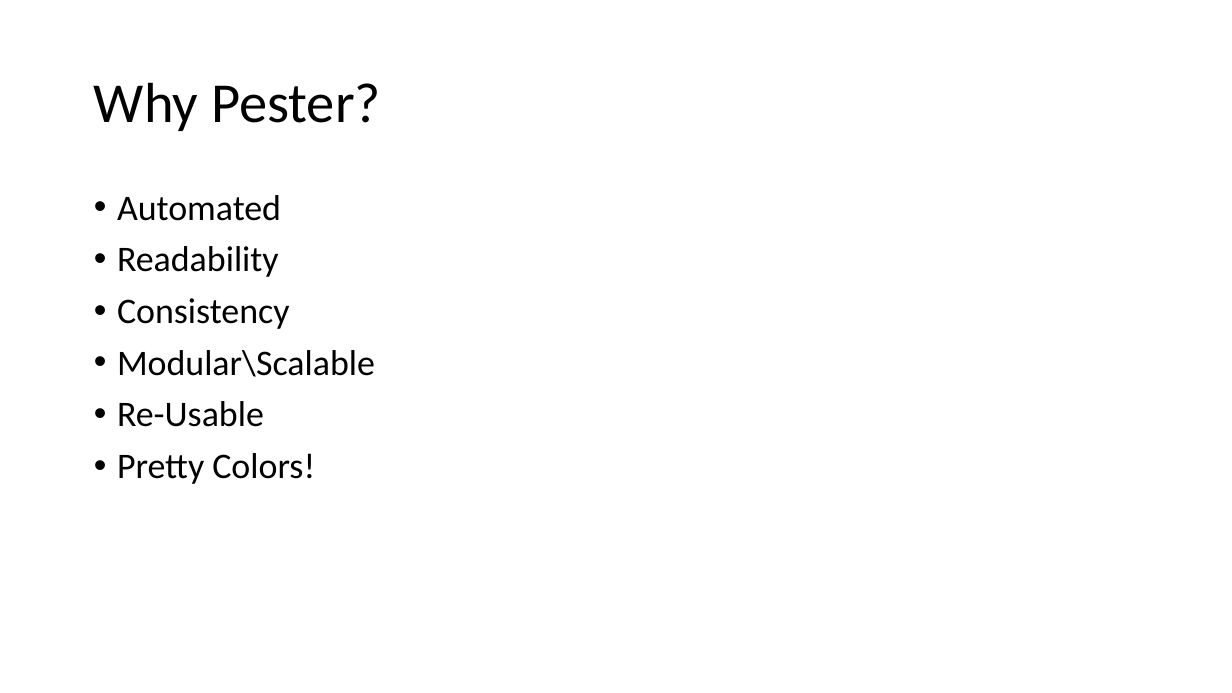
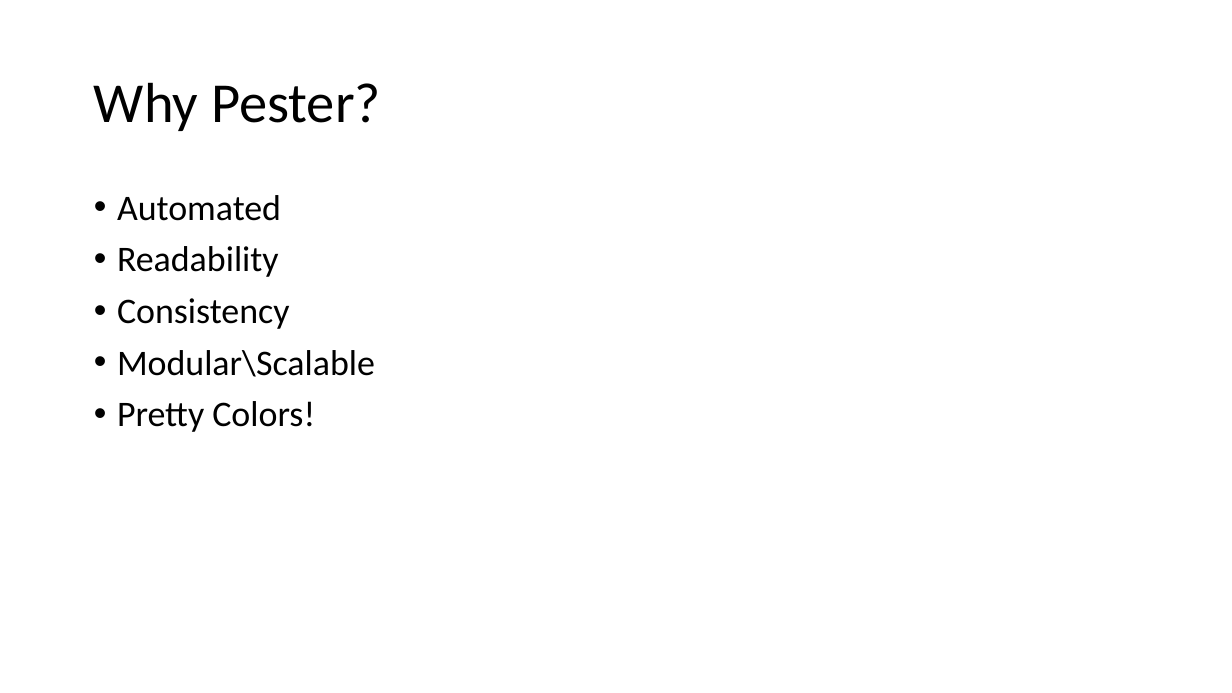
Before and after one commit to James-Livingston/PesterYourSQLServers, a slide deck: slide 6 of PesterDemo/Pester Your SQL Servers!.pptx. Drawn at 1232x693 pixels with LibreOffice and Linux fonts; fonts in the diff are those of the drawing. Boxes give left, top, right and bottom in pixels: in the first picture for what was removed or moved away, otherwise in the second. Text is boxed around its words. In the diff, an @@ line names an element or a change of style, - is before the commit and + after.

```diff
--- a/PesterDemo/Pester Your SQL Servers!.pptx
+++ b/PesterDemo/Pester Your SQL Servers!.pptx
@@ text at <box>117,401,264,427</box>: paragraph removed @@
-• Re-Usable
```
Also in this commit, not shown: 1 other slide changed, 21 other files.
